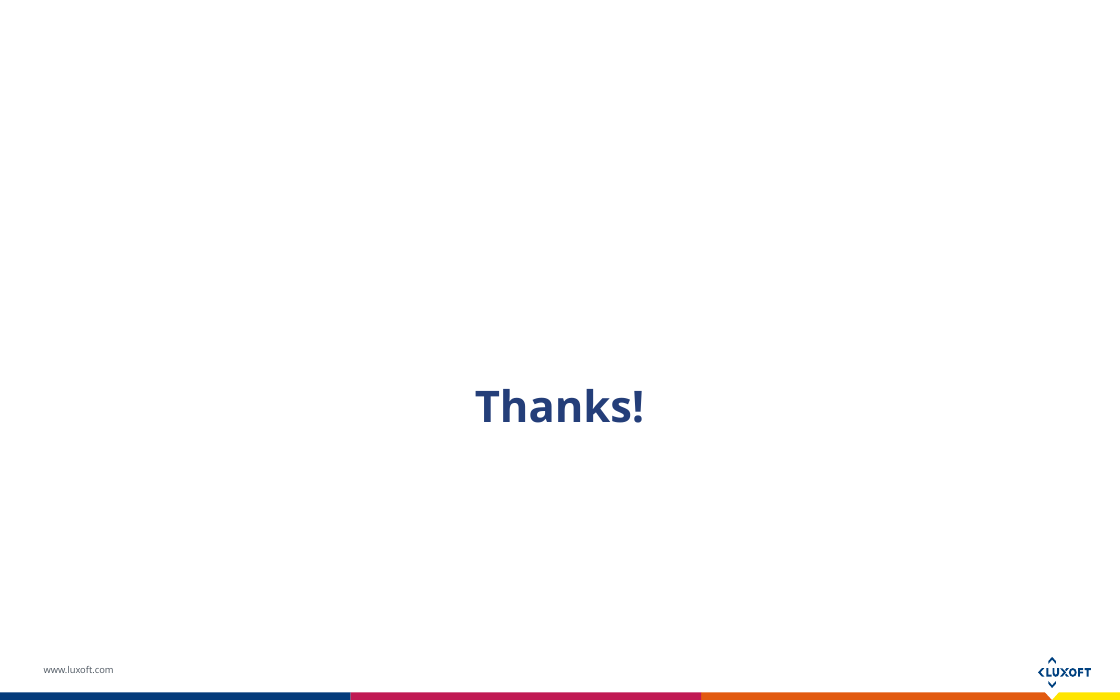
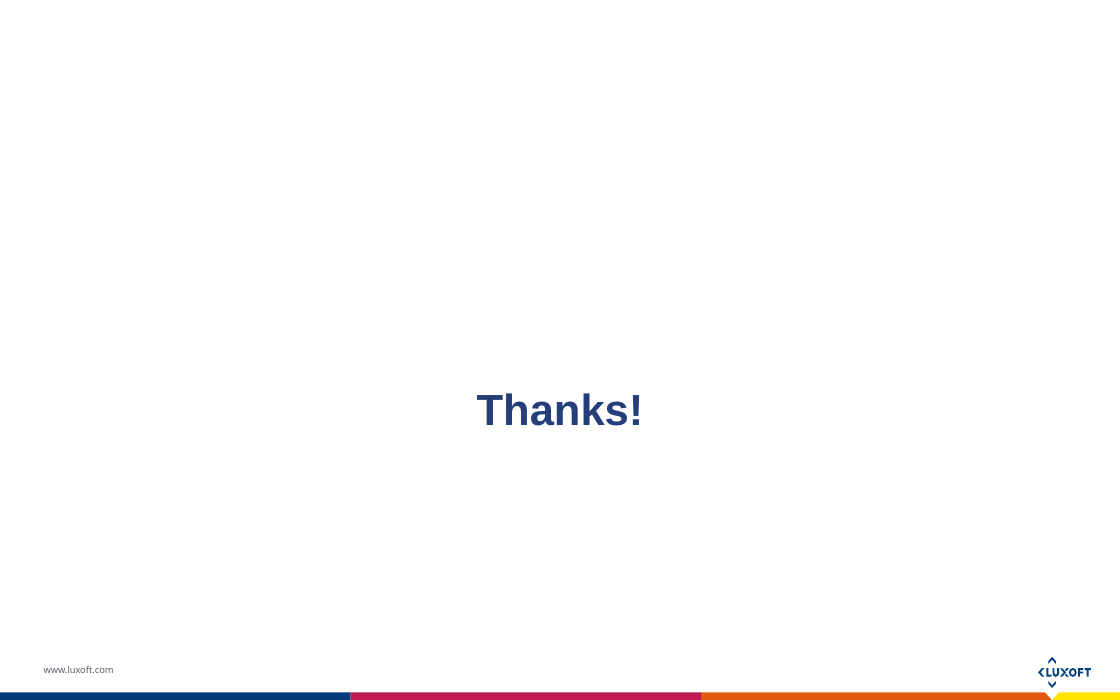
Before and after one commit to Koziolek/junit5-holy-grail-of-units-tests, a slide deck: slide 11 of junit5-luxoft-logeek-version.pptx (slide 9 before the commit). Drawn at 1120x700 pixels with LibreOffice and Linux fonts; fonts in the diff are those of the drawing. Boxes give left, top, right and bottom in pixels: in the first picture for what was removed or moved away, otherwise in the second. Text is boxed around its words. In the diff, an @@ line names an element or a change of style, - is before the commit and + after.

```diff
--- a/junit5-luxoft-logeek-version.pptx
+++ b/junit5-luxoft-logeek-version.pptx
@@ title "Thanks!" at (477,393,644,426): font Open Sans to Arial @@
```
Also in this commit, not shown: 8 other slides changed, 4 slides added, 2 slides removed, 2 other files.
